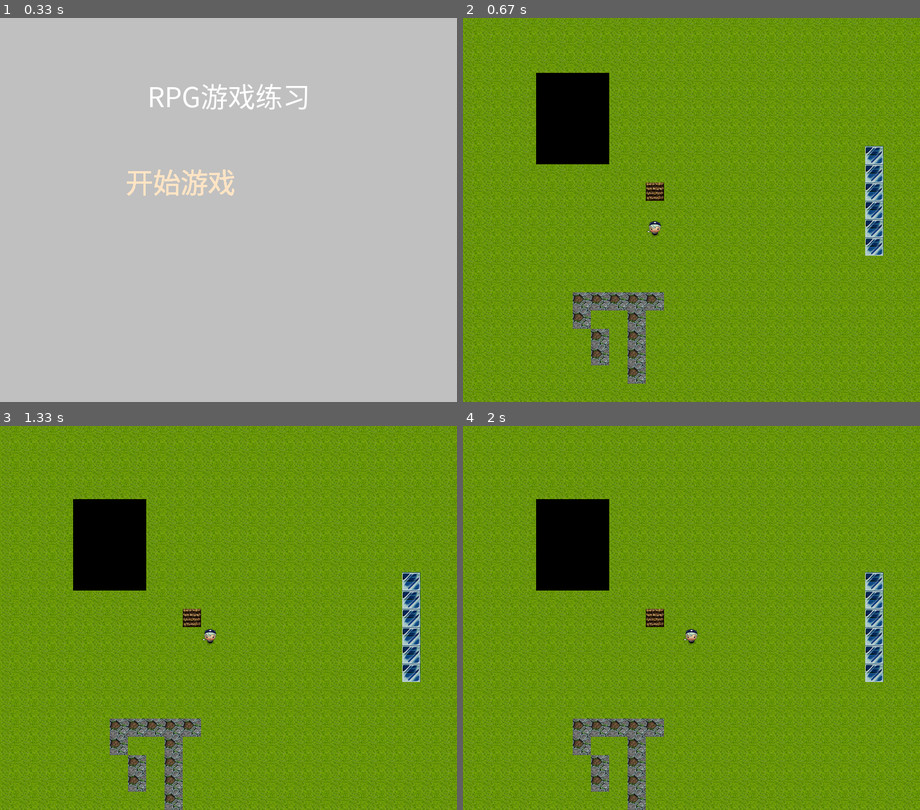
Above: before the commit, frames 1-4 (two rows, left to right).
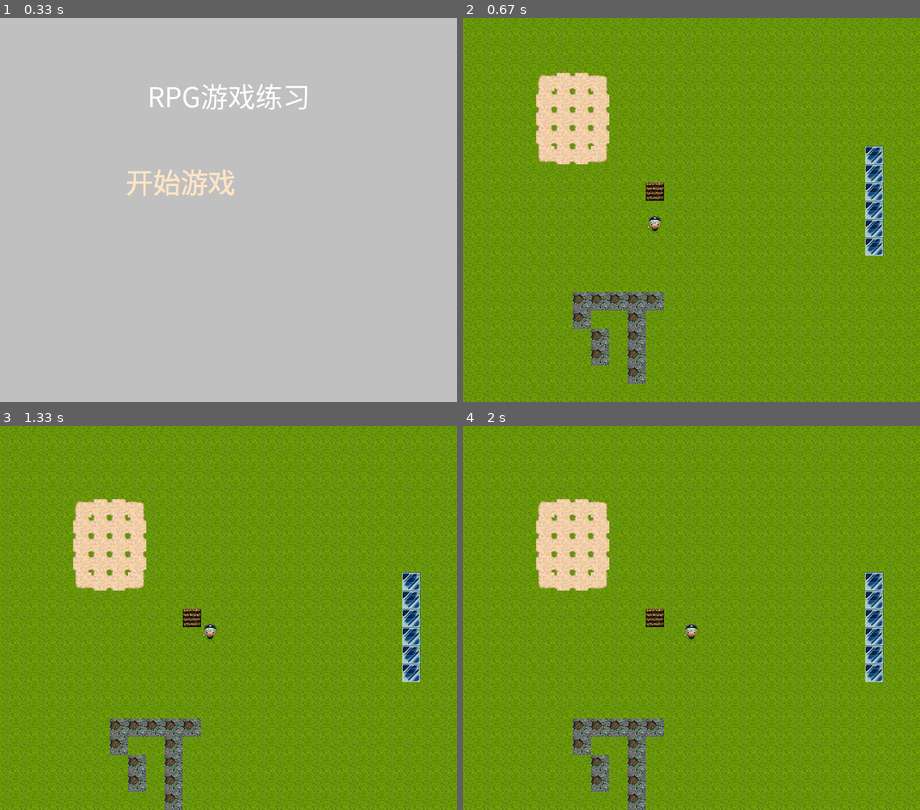
Above: after the commit, the same moments.

Repository: seancheng33/PygameProject
Game: pygame game, started from RPGGame/main.py
Same seed, same stepped clock (60 frames per second), same inputs: the game is played once before the commit and once after it.
Inputs (mouse positions are in pixels of both pictures, inside the frame that each line leads up to):
- Up to frame 1 (0.33 s): no input
- Up to frame 2 (0.67 s): click "开始游戏" at 0.38 s
- Up to frame 3 (1.33 s): hold Right 0.67-1.13 s; move the mouse to (228, 644) at 0.7 s; hold Up from 1.17 s (still down)
- Up to frame 4 (2 s): release Up at 1.47 s; hold Right 1.5-1.97 s

Frame 1 is identical in both runs. In frame 2, 3.9% of the frame differs, in the area x 16-44%, y 14-57%; in frame 3, 3.9%; in frame 4, 3.9%.

Commit message:
微调格式

Diff:
--- a/RPGGame/DrawMap.py
+++ b/RPGGame/DrawMap.py
@@ -24,7 +24,7 @@
     # 游戏的角色是绘制在这里的吗？
     x, y = gameStateObj['player']
     role = pygame.image.load('img/horngirl.png')
-    role_rect = pygame.Rect(x * setting.TILESIZE, y * setting.TILESIZE, setting.TILESIZE, setting.TILESIZE)
+    role_rect = pygame.Rect(x * setting.TILESIZE, y * setting.TILESIZE - setting.TILESIZE//4, setting.TILESIZE, setting.TILESIZE)
     mapSurface.blit(role, role_rect)
 
     return mapSurface
@@ -56,7 +56,6 @@
     else:
         offsetY = 0 * setting.TILESIZE
 
-
     if mapwidth > setting.TILEWIDTH and mapheight > setting.TILEHEIGHT:
         sub_map = Rect(offsetX, offsetY, setting.SCREENWIDTH, setting.SCREENHEIGHT)
         mapSurface = mapObj.subsurface(sub_map)
--- a/RPGGame/GlobalSetting.py
+++ b/RPGGame/GlobalSetting.py
@@ -51,7 +51,7 @@
         self.font_path = 'c:\\Windows\\Fonts\\SimHei.ttf'
         self.INVFONT = pygame.font.Font(self.font_path, 48)
         self.SCREENFACE = pygame.display.set_mode((self.SCREENWIDTH, self.SCREENHEIGHT))
-        pygame.display.set_caption('RPG大的地图移动的Demo version: 0.15')
+        pygame.display.set_caption('RPG游戏引擎的Demo --version: 0.20 by Sean Cheng')
 
         self.FPSCLOCK = pygame.time.Clock()
 
@@ -59,10 +59,8 @@
 
     def image_load(self, filename='img/background.png'):
         bgimg = pygame.image.load(filename).convert_alpha()  # 这张图片是24列38行
-
         imgwidth = 24
         imgheight = 38
-
         imgdict = {}
 
         for imgx in range(imgwidth):
--- a/RPGGame/mapdata.py
+++ b/RPGGame/mapdata.py
@@ -1,8 +1,8 @@
 '''
-@Author : x1y2ean chenx0y2
-@Emaix1y0  : aya234@163.com
+@Author : sean cheng
+@Email  : aya234@163.com
 @Create_Time   : 2018/6/15
-@Prox0y2ram  : 地图配置文件
+@Program  : 地图配置文件
 '''
 
 # 角色的初始位置
@@ -29,25 +29,20 @@
     ['x0y2', 'x0y2', 'x0y2', 'x0y2', 'x0y2', 'x0y2', 'x0y2', 'x0y2', 'x0y2', 'x0y2', 'x0y2', 'x0y2', 'x0y2', 'x0y2',
      'x0y2', 'x0y2', 'x0y2', 'x0y2', 'x0y2', 'x0y2', 'x0y2',
      'x0y2', 'x0y2', 'x0y2', 'x0y2', 'x0y2', 'x0y2'],
-    ['x0y2', 'x0y2', 'x0y2', 'x0y2', 'x0y1', 'x0y1', 'x0y1', 'x0y1', 'x0y2', 'x0y2', 'x0y2', 'x0y2', 'x0y2', 'x0y2',
-     'x0y2', 'x0y2',
-     'x0y2', 'x0y2', 'x0y2', 'x0y2', 'x0y2', 'x0y2',
+    ['x0y2', 'x0y2', 'x0y2', 'x0y2', 'x14y16', 'x15y15', 'x15y15', 'x15y16', 'x0y2', 'x0y2', 'x0y2', 'x0y2', 'x0y2',
+     'x0y2', 'x0y2', 'x0y2', 'x0y2', 'x0y2', 'x0y2', 'x0y2', 'x0y2', 'x0y2',
      'x0y2', 'x0y2', 'x0y2', 'x0y2', 'x0y2'],
-    ['x0y2', 'x0y2', 'x0y2', 'x0y2', 'x0y1', 'x0y1', 'x0y1', 'x0y1', 'x0y2', 'x0y2', 'x0y2', 'x0y2', 'x0y2', 'x0y2',
-     'x0y2', 'x0y2',
-     'x0y2', 'x0y2', 'x0y2', 'x0y2', 'x0y2', 'x0y2',
+    ['x0y2', 'x0y2', 'x0y2', 'x0y2', 'x15y15', 'x15y15', 'x15y15', 'x15y15', 'x0y2', 'x0y2', 'x0y2', 'x0y2', 'x0y2',
+     'x0y2', 'x0y2', 'x0y2', 'x0y2', 'x0y2', 'x0y2', 'x0y2', 'x0y2', 'x0y2',
      'x0y2', 'x0y2', 'x0y2', 'x0y2', 'x0y2'],
-    ['x0y2', 'x0y2', 'x0y2', 'x0y2', 'x0y1', 'x0y1', 'x0y1', 'x0y1', 'x0y2', 'x0y2', 'x0y2', 'x0y2', 'x0y2', 'x0y2',
-     'x0y2', 'x0y2',
-     'x0y2', 'x0y2', 'x0y2', 'x0y2', 'x0y2',
+    ['x0y2', 'x0y2', 'x0y2', 'x0y2', 'x15y15', 'x15y15', 'x15y15', 'x15y15', 'x0y2', 'x0y2', 'x0y2', 'x0y2', 'x0y2',
+     'x0y2', 'x0y2', 'x0y2', 'x0y2', 'x0y2', 'x0y2', 'x0y2', 'x0y2',
      'x0y2', 'x0y2', 'x0y2', 'x0y2', 'x0y2', 'x0y2'],
-    ['x0y2', 'x0y2', 'x0y2', 'x0y2', 'x0y1', 'x0y1', 'x0y1', 'x0y1', 'x0y2', 'x0y2', 'x0y2', 'x0y2', 'x0y2', 'x0y2',
-     'x0y2', 'x0y2',
-     'x0y2', 'x0y2', 'x0y2', 'x0y2', 'x0y2',
+    ['x0y2', 'x0y2', 'x0y2', 'x0y2', 'x15y15', 'x15y15', 'x15y15', 'x15y15', 'x0y2', 'x0y2', 'x0y2', 'x0y2', 'x0y2',
+     'x0y2', 'x0y2', 'x0y2', 'x0y2', 'x0y2', 'x0y2', 'x0y2', 'x0y2',
      'x0y2', 'x0y2', 'x0y2', 'x0y2', 'x0y2', 'x0y2'],
-    ['x0y2', 'x0y2', 'x0y2', 'x0y2', 'x0y1', 'x0y1', 'x0y1', 'x0y1', 'x0y2', 'x0y2', 'x0y2', 'x0y2', 'x0y2', 'x0y2',
-     'x0y2', 'x0y2',
-     'x0y2', 'x0y2', 'x0y2', 'x0y2', 'x0y2',
+    ['x0y2', 'x0y2', 'x0y2', 'x0y2', 'x14y17', 'x15y15', 'x15y15', 'x15y17', 'x0y2', 'x0y2', 'x0y2', 'x0y2', 'x0y2',
+     'x0y2', 'x0y2', 'x0y2', 'x0y2', 'x0y2', 'x0y2', 'x0y2', 'x0y2',
      'x0y2', 'x1y0', 'x0y2', 'x0y2', 'x0y2', 'x0y2'],
     ['x0y2', 'x0y2', 'x0y2', 'x0y2', 'x0y2', 'x0y2', 'x0y2', 'x0y2', 'x0y2', 'x0y2', 'x0y2', 'x0y2', 'x0y2', 'x0y2',
      'x0y2', 'x0y2', 'x0y2', 'x0y2', 'x0y2', 'x0y2', 'x0y2',
@@ -71,20 +66,16 @@
      'x0y2', 'x0y2', 'x0y2', 'x0y2', 'x0y2', 'x0y2', 'x0y2',
      'x0y2', 'x0y2', 'x0y2', 'x0y2', 'x0y2', 'x0y2'],
     ['x0y2', 'x0y2', 'x0y2', 'x0y2', 'x0y2', 'x0y2', 'x2y7', 'x2y7', 'x2y7', 'x2y7', 'x2y7', 'x0y2', 'x0y2', 'x0y2',
-     'x0y2', 'x0y2',
-     'x0y2', 'x0y2', 'x0y2', 'x0y2', 'x0y2',
+     'x0y2', 'x0y2', 'x0y2', 'x0y2', 'x0y2', 'x0y2', 'x0y2',
      'x0y2', 'x0y2', 'x0y2', 'x0y2', 'x0y2', 'x0y2'],
     ['x0y2', 'x0y2', 'x0y2', 'x0y2', 'x0y2', 'x0y2', 'x2y7', 'x0y2', 'x0y2', 'x2y7', 'x0y2', 'x0y2', 'x0y2', 'x0y2',
-     'x0y2',
-     'x0y2', 'x0y2', 'x0y2', 'x0y2', 'x0y2', 'x0y2',
+     'x0y2', 'x0y2', 'x0y2', 'x0y2', 'x0y2', 'x0y2', 'x0y2',
      'x0y2', 'x0y2', 'x0y2', 'x0y2', 'x0y2', 'x0y2'],
     ['x0y2', 'x0y2', 'x0y2', 'x0y2', 'x0y2', 'x0y2', 'x0y2', 'x2y7', 'x0y2', 'x2y7', 'x0y2', 'x0y2', 'x0y2', 'x0y2',
-     'x0y2',
-     'x0y2', 'x0y2', 'x0y2', 'x0y2', 'x0y2', 'x0y2',
+     'x0y2', 'x0y2', 'x0y2', 'x0y2', 'x0y2', 'x0y2', 'x0y2',
      'x0y2', 'x0y2', 'x0y2', 'x0y2', 'x0y2', 'x0y2'],
     ['x0y2', 'x0y2', 'x0y2', 'x0y2', 'x0y2', 'x0y2', 'x0y2', 'x2y7', 'x0y2', 'x2y7', 'x0y2', 'x0y2', 'x0y2', 'x0y2',
-     'x0y2',
-     'x0y2', 'x0y2', 'x0y2', 'x0y2', 'x0y2', 'x0y2',
+     'x0y2', 'x0y2', 'x0y2', 'x0y2', 'x0y2', 'x0y2', 'x0y2',
      'x0y2', 'x0y2', 'x0y2', 'x0y2', 'x0y2', 'x0y2'],
     ['x0y2', 'x0y2', 'x0y2', 'x0y2', 'x0y2', 'x0y2', 'x0y2', 'x0y2', 'x0y2', 'x2y7', 'x0y2', 'x0y2', 'x0y2', 'x0y2',
      'x0y2', 'x0y2', 'x0y2', 'x0y2', 'x0y2', 'x0y2', 'x0y2',
@@ -119,5 +110,5 @@
           ['x0y1', 'x0y1', 'x0y1', 'x0y1', 'x0y1', 'x0y1', 'x0y1', 'x0y1', 'x0y1', 'x0y1'],
           ['x0y1', 'x0y1', 'x0y1', 'x0y1', 'x0y1', 'x0y1', 'x0y1', 'x0y1', 'x0y1', 'x0y1'],
           ['x0y1', 'x0y1', 'x0y1', 'x0y1', 'x0y1', 'x0y1', 'x0y1', 'x0y1', 'x0y1', 'x0y1'],
-          ['x0y1', 'x0y1', 'x0y1', 'x0y1', 'x0y1', 'x0y1', 'x0y1', 'x0y1', 'x0y1', 'x0y1'],
+          ['x0y1', 'x0y1', 'x0y1', 'x0y1', 'x0y1', 'x0y1', 'x0y1', 'x0y1', 'x0y1', 'x0y1']
           ]
